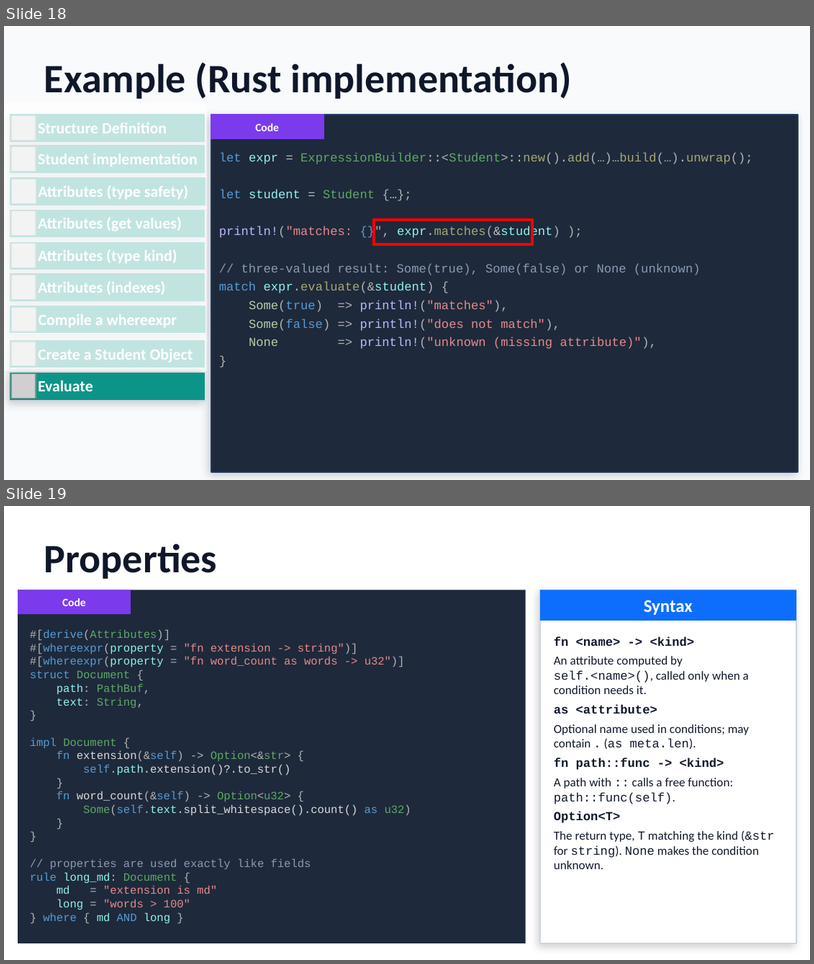
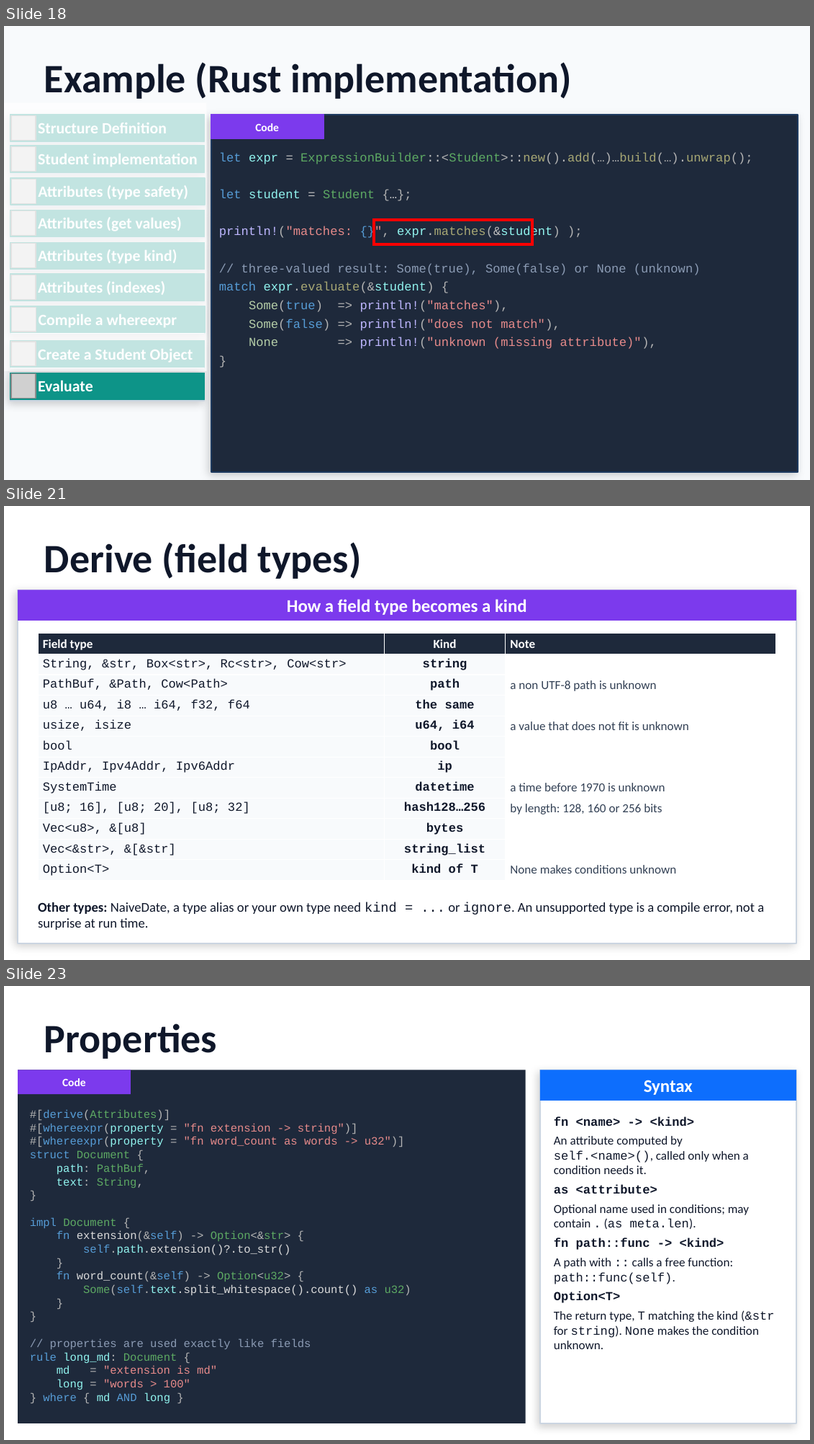
Before and after one commit to gdt050579/whereexpr, a slide deck: whereexpr.pptx. Shown one above the other, each under a label of ours: slides 18 and 19 before the commit, slides 18, 21 and 23 after it; the slides between them are not shown. The pictures are 814x964 and 814x1444 pixels, drawn with LibreOffice and Linux fonts; fonts in the diff are those of the drawing; grey boxes stand for pictures. Boxes give left, top, right and bottom in pixels: in the first picture for what was removed or moved away, otherwise in the second. Text is boxed around its words. In the diff, an @@ line names an element or a change of style, - is before the commit and + after.

```diff
--- a/whereexpr.pptx
+++ b/whereexpr.pptx
@@ slide 21 added at [4,506,810,960], background #FFFFFF @@
@@ text added at [44,542,362,579], 36 pt, text #0F172A, bold @@
+Derive (field types)
@@ rectangle added at [18,590,797,943], fill #FFFFFF, outline #CBD5E1 1 pt @@
@@ rectangle added at [18,590,797,620], fill #7C3AED @@
@@ text added at [287,599,527,615], 16 pt, text #FFFFFF, bold @@
+How a field type becomes a kind
@@ table added at [38,633,777,880], 12 rows, 3 columns @@
+Field type | Kind | Note
+String, &str, Box<str>, Rc<str>, Cow<str> | string | 
+PathBuf, &Path, Cow<Path> | path | a non UTF-8 path is unknown
+u8 … u64, i8 … i64, f32, f64 | the same | 
+usize, isize | u64, i64 | a value that does not fit is unknown
+bool | bool | 
+IpAddr, Ipv4Addr, Ipv6Addr | ip | 
+SystemTime | datetime | a time before 1970 is unknown
+[u8; 16], [u8; 20], [u8; 32] | hash128…256 | by length: 128, 160 or 256 bits
+Vec<u8>, &[u8] | bytes | 
+Vec<&str>, &[&str] | string_list | 
+Option<T> | kind of T | None makes conditions unknown
@@ text added at [38,902,764,929], 12 pt, text #0F172A @@
+Other types: NaiveDate, a type alias or your own type need kind = ... or ignore. An unsupported type is a compile error, not a surprise at run time.
@@ what was slide 19 is now slide 23 @@
```
Also in this commit, not shown: 1 slide changed, 3 other slides added, 1 other file.
